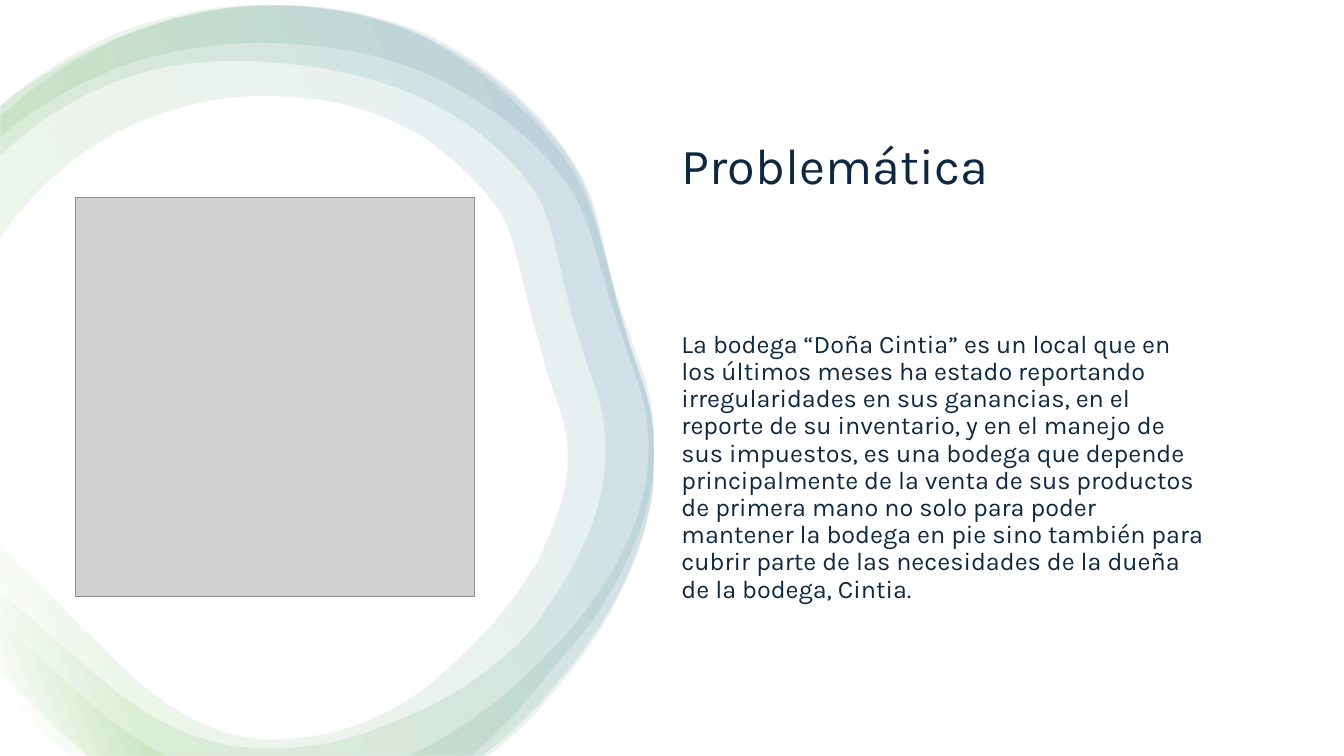
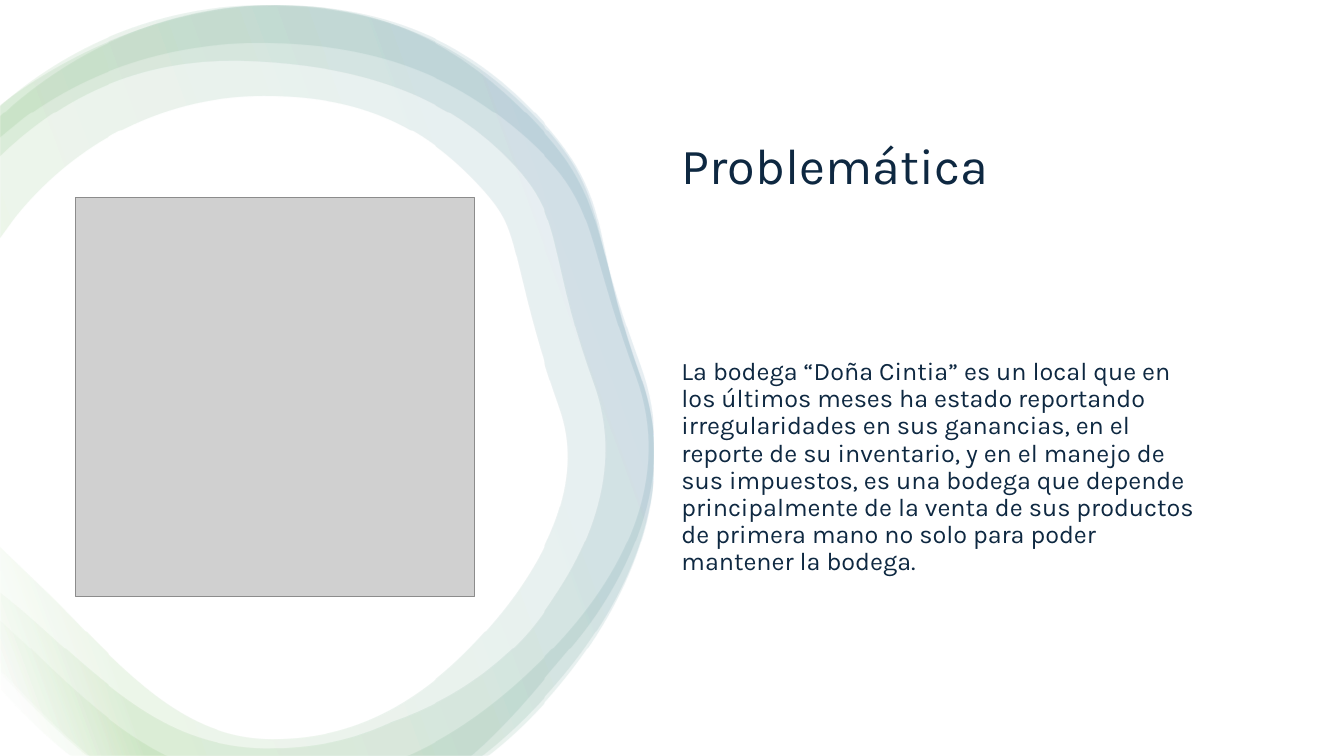
Before and after one commit to Guess2007/FUNDAMENTOS-DE-PROGRAMACION, a slide deck: slide 2 of Caso de la bodega.pptx. Drawn at 1344x756 pixels with LibreOffice and Linux fonts; fonts in the diff are those of the drawing; grey boxes stand for pictures. Boxes give left, top, right and bottom in pixels: in the first picture for what was removed or moved away, otherwise in the second. Text is boxed around its words. In the diff, an @@ line names an element or a change of style, - is before the commit and + after.

```diff
--- a/Caso de la bodega.pptx
+++ b/Caso de la bodega.pptx
@@ text at <box>681,362,1193,576</box>: text changed @@
-La bodega “Doña Cintia” es un local que en los últimos meses ha estado reportando irregularidades en sus ganancias, en el reporte de su inventario, y en el manejo de sus impuestos, es una bodega que depende principalmente de la venta de sus productos de primera mano no solo para poder mantener la bodega en pie sino también para cubrir parte de las necesidades de la dueña de la bodega, Cintia.
+La bodega “Doña Cintia” es un local que en los últimos meses ha estado reportando irregularidades en sus ganancias, en el reporte de su inventario, y en el manejo de sus impuestos, es una bodega que depende principalmente de la venta de sus productos de primera mano no solo para poder mantener la bodega.
```
Also in this commit, not shown: 3 other slides changed, 1 slide added.
